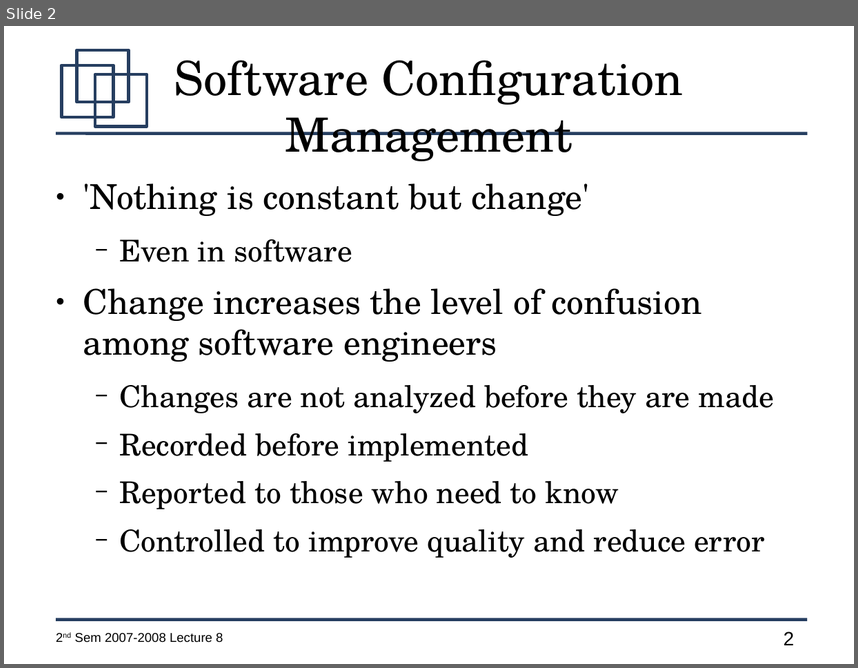
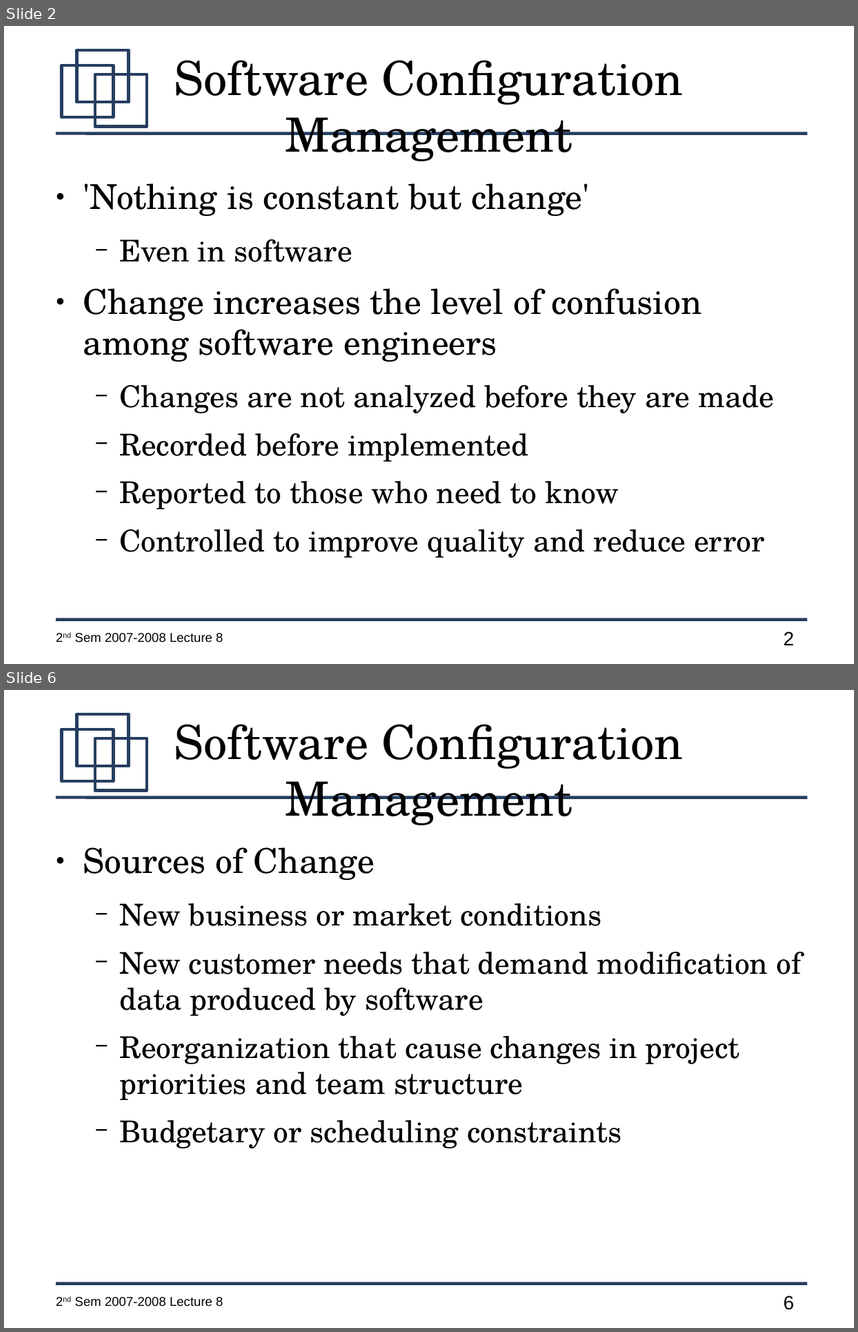
Before and after one commit to jachermocilla/jach-homepage, a slide deck: CMSC128-2nd-Sem-2007-L8.odp. Shown one above the other, each under a label of ours: slide 2 before the commit, slides 2 and 6 after it; the slides between them are not shown. The pictures are 858x668 and 858x1332 pixels, drawn with LibreOffice and Linux fonts; fonts in the diff are those of the drawing. Boxes give left, top, right and bottom in pixels: in the first picture for what was removed or moved away, otherwise in the second. Text is boxed around its words. In the diff, an @@ line names an element or a change of style, - is before the commit and + after.

```diff
--- a/CMSC128-2nd-Sem-2007-L8.odp
+++ b/CMSC128-2nd-Sem-2007-L8.odp
@@ slide 6 added at box(4, 690, 854, 1328), background #FFFFFF; not listed: 7 template elements that a slide beside it also shows @@
@@ title added at box(174, 724, 683, 825), 44 pt, text #000000 @@
+Software Configuration Management
@@ text added at box(83, 847, 801, 1148), 28 pt, text #000000 @@
+● Sources of Change
+  − New business or market conditions
+  − New customer needs that demand modification of data produced by software
+  − Reorganization that cause changes in project priorities and team structure
+  − Budgetary or scheduling constraints
```
Also in this commit, not shown: 2 slides changed, 19 other slides added, 1 slide removed.
